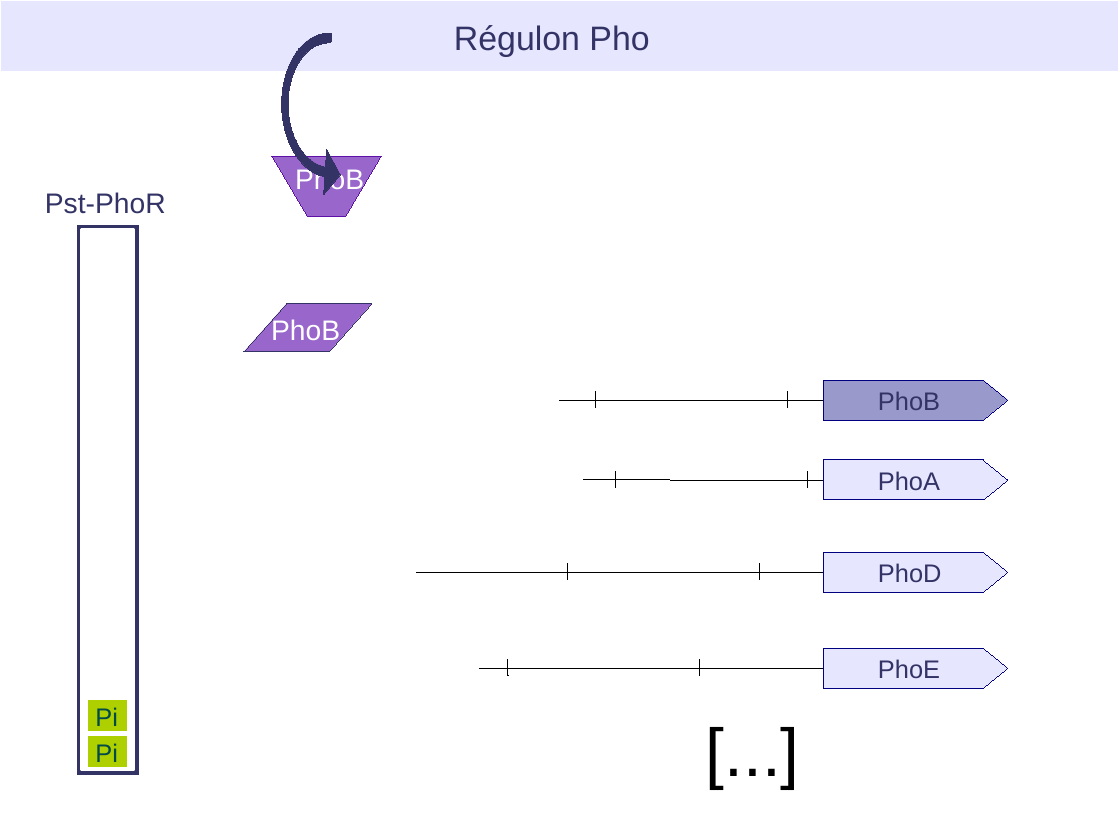
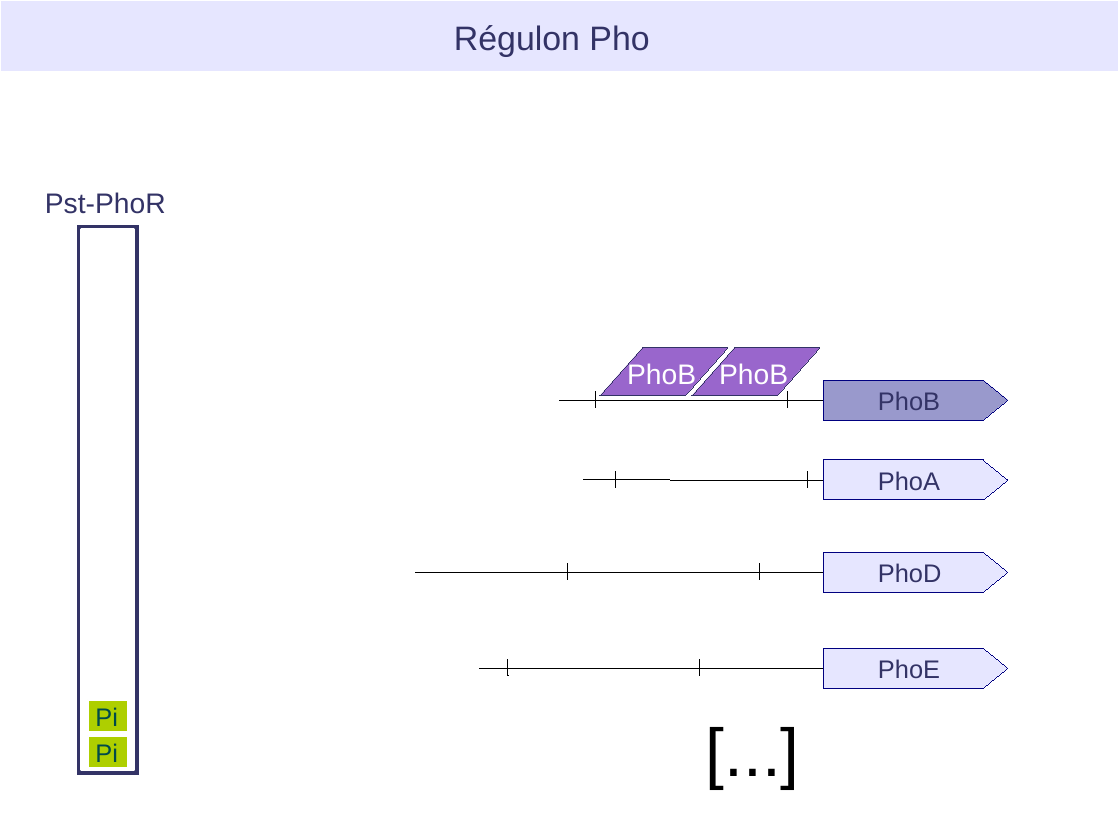
Before and after one commit to NikaAb/Projet-REGULON-GNOM, a slide deck: slide 5 of Presentation/Projet_Regulon_presentation [Repaired].odp (slide 3 before the commit). Drawn at 1120x840 pixels with LibreOffice and Linux fonts; fonts in the diff are those of the drawing. Boxes give left, top, right and bottom in pixels: in the first picture for what was removed or moved away, otherwise in the second. Text is boxed around its words. In the diff, an @@ line names an element or a change of style, - is before the commit and + after.

```diff
--- a/Presentation/Projet_Regulon_presentation [Repaired].odp
+++ b/Presentation/Projet_Regulon_presentation [Repaired].odp
@@ freeform shape removed at [281,31,380,178] @@
@@ freeform shape removed at [272,157,381,216] @@
@@ freeform shape: place and size @@
-freeform shape at [244,304,372,352]
+freeform shape at [601,348,729,395]
@@ text "PhoB": place and size @@
-text "PhoB" at [295,167,364,195]
+text "PhoB" at [627,362,696,390]
@@ freeform shape added at [692,348,820,395], fill #9966CC, outline #333366 0 pt @@
@@ text "PhoB": place and size @@
-text "PhoB" at [271,318,340,346]
+text "PhoB" at [719,362,788,390]
```
Also in this commit, not shown: 7 other slides changed, 1 slide added, 1 slide removed, 2 other files.
